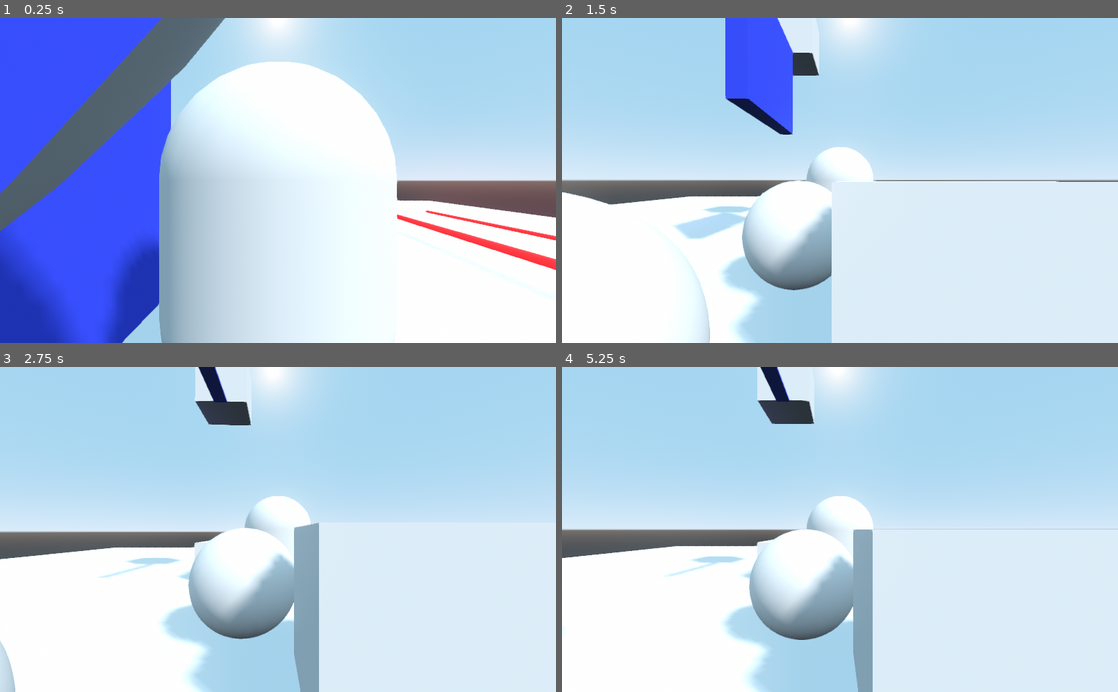
Above: before the commit, frames 1-4 (two rows, left to right).
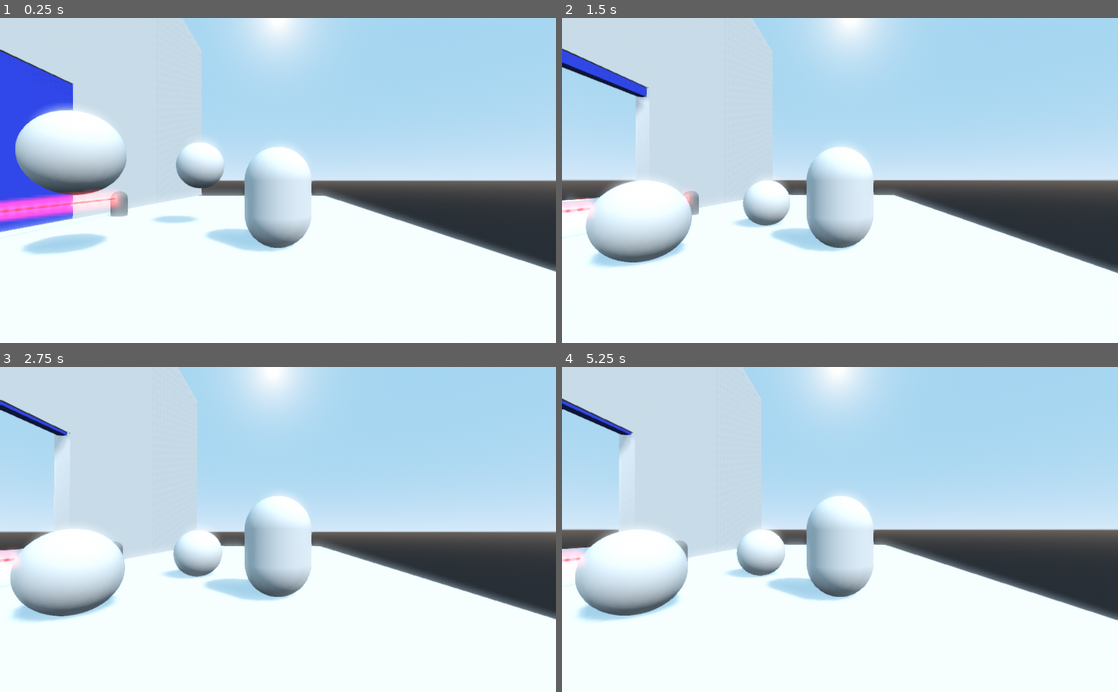
Above: after the commit, the same moments.

Repository: BryanWi/Cortina-sim
Game: Godot game, scene res://Main.tscn
The game is run twice, just before and just after one commit, with the same random seed, the same clock (stepped at 60 frames per second) and the same inputs.
Inputs (mouse positions are in pixels of both pictures, inside the frame that each line leads up to):
- Up to frame 1 (0.25 s): no input
- Up to frame 2 (1.5 s): move the mouse to (867, 180) at 0.52 s; hold Up (ui_up) from 0.53 s (still down); move the mouse to (812, 180) at 1.27 s
- Up to frame 3 (2.75 s): keep holding Up (ui_up); move the mouse to (289, 523) at 2.02 s
- Up to frame 4 (5.25 s): keep holding Up (ui_up); move the mouse to (834, 536) at 2.77 s; tap Enter at 3.5, 5 s; move the mouse to (878, 532) at 3.52 s; tap Space at 4.25 s; move the mouse to (795, 526) at 4.27 s; move the mouse to (845, 529) at 5.02 s

The runs differ from the first frame. In frame 1, 57% of the frame differs, in the area x 0-100%, y 0-100%; in frame 2, 50%; in frame 3, 49%; in frame 4, 49%.

Commit message:
Bollards y laser ya controla cortina
+Mejoras en el mapa(muros)

Diff:
--- a/Cortina/Cortina.gd
+++ b/Cortina/Cortina.gd
@@ -2,8 +2,8 @@
 
 
 var down_vel= 3
-var up_vel = 4
-var bajar = false
+var up_vel = 7
+
 var pos = 7
 
 var state = 0
@@ -20,23 +20,18 @@
 func _process(delta):
 
 	if state==-1:
-		mover(up_vel, delta)
+		mover(-up_vel, delta)
 	elif state == 0:
 		pass #return
 	elif state ==1:
 		mover(down_vel,delta)
+
 	if Input.is_action_pressed("ui_down"):
-		mover(down_vel,delta)
+		state = 1
 	elif Input.is_action_pressed("ui_up"):
-		mover(-up_vel,delta)
+		state = -1
 	elif Input.is_action_just_pressed("ui_left"):
-		bajar = false
-		trasladar(3.5)
-
-	elif Input.is_action_just_pressed("ui_down"):
-		bajar = true
-	if bajar==true:
-		mover(down_vel,delta)
+		state = 0
 
 
 
@@ -62,3 +57,6 @@
 	self.scale = Vector3(1,y_scale,1)
 	self.translation = Vector3(0,7-size,0)
 	pass
+
+func changeState (stat:int):
+	state = stat
--- a/Cortina/Cortina.tscn
+++ b/Cortina/Cortina.tscn
@@ -3,13 +3,13 @@
 [ext_resource path="res://Cortina/Cortina.gd" type="Script" id=1]
 
 [sub_resource type="CubeMesh" id=1]
-size = Vector3( 0.5, 7, 4 )
+size = Vector3( 0.5, 7, 5 )
 
 [sub_resource type="SpatialMaterial" id=2]
 albedo_color = Color( 0.227451, 0.309804, 1, 1 )
 
 [sub_resource type="BoxShape" id=3]
-extents = Vector3( 0.25, 3.5, 2 )
+extents = Vector3( 0.25, 3.5, 2.5 )
 
 [node name="Cortina" type="StaticBody"]
 script = ExtResource( 1 )
--- a/Main.tscn
+++ b/Main.tscn
@@ -5,8 +5,7 @@
 [ext_resource path="res://Objetos/box.tscn" type="PackedScene" id=3]
 [ext_resource path="res://Objetos/sphere.tscn" type="PackedScene" id=4]
 [ext_resource path="res://sensores/Laser.tscn" type="PackedScene" id=5]
-
-[sub_resource type="CubeMesh" id=1]
+[ext_resource path="res://Objetos/Bollard.tscn" type="PackedScene" id=6]
 
 [sub_resource type="BoxShape" id=2]
 extents = Vector3( 5, 5, 0.2 )
@@ -21,20 +20,19 @@
 background_sky = SubResource( 5 )
 ssao_quality = 2
 glow_enabled = true
+glow_levels/1 = true
+glow_levels/2 = true
+glow_levels/3 = false
+glow_levels/5 = false
+glow_intensity = 2.0
+glow_blend_mode = 1
 
 [node name="Main" type="Spatial"]
 
 [node name="Cortina" parent="." instance=ExtResource( 1 )]
 
-[node name="RefCube1" type="MeshInstance" parent="."]
-transform = Transform( 1, 0, 0, 0, 1, 0, 0, 0, 1, 0, 0.5, -3.03666 )
-mesh = SubResource( 1 )
-material/0 = null
-
-[node name="RefCube2" type="MeshInstance" parent="."]
-transform = Transform( 1, 0, 0, 0, 1, 0, 0, 0, 1, 0, 8, -3.037 )
-mesh = SubResource( 1 )
-material/0 = null
+[node name="Laser" parent="Cortina" instance=ExtResource( 5 )]
+transform = Transform( 1, 0, 0, 0, -1.62921e-07, 1, 0, -1, -1.62921e-07, 2.053, 1, 3.5 )
 
 [node name="Floor" type="StaticBody" parent="."]
 transform = Transform( 3.407, 0, 0, 0, -1.85817e-07, 1, 0, -4.251, -4.37114e-08, 0.00853539, 0, -0.0113878 )
@@ -44,6 +42,7 @@
 shape = SubResource( 2 )
 
 [node name="Floor" type="MeshInstance" parent="Floor"]
+transform = Transform( 1, 0, 0, 0, 1, -1.77636e-15, 0, 0, 1, 0, 0, 0 )
 mesh = SubResource( 3 )
 skeleton = NodePath("../..")
 material/0 = null
@@ -52,35 +51,51 @@
 environment = SubResource( 4 )
 
 [node name="DirectionalLight" type="DirectionalLight" parent="."]
-transform = Transform( 0.695524, -0.500231, 0.515766, 0, 0.717835, 0.696214, -0.718503, -0.484233, 0.499271, 0, 0, 0 )
+transform = Transform( 0.695524, -0.500231, 0.515767, 0, 0.717835, 0.696213, -0.718503, -0.484233, 0.499271, 0, 0, 0 )
+light_energy = 0.7
 shadow_enabled = true
 
 [node name="OmniLight" type="OmniLight" parent="."]
-transform = Transform( 1, 0, 0, 0, 1, 0, 0, 0, 1, -6.32268, 5.46119, -3.71937 )
-light_color = Color( 0.462745, 0.431373, 0.807843, 1 )
+transform = Transform( 1, 0, 0, 0, 1, 0, 0, 0, 1, -8.16143, 9.57485, 1.08375 )
+light_color = Color( 0.733333, 0.733333, 0.760784, 1 )
+light_energy = 3.0
 shadow_enabled = true
-omni_range = 7.15615
+omni_range = 13.2708
 
 [node name="Character" parent="." instance=ExtResource( 2 )]
-transform = Transform( 1, 0, 0, 0, 1, 0, 0, 0, 1, 2.17258, 0.0396891, -0.0157928 )
-
-[node name="StaticBody2" parent="." instance=ExtResource( 3 )]
-transform = Transform( 1, 0, 0, 0, 1, 0, 0, 0, 1, 3.35003, 0, 4.30031 )
-
-[node name="StaticBody3" parent="." instance=ExtResource( 3 )]
-transform = Transform( 1, 0, 0, 0, 1, 0, 0, 0, 1, 0.376828, 4.64353, 7.92018 )
-
-[node name="StaticBody4" parent="." instance=ExtResource( 3 )]
-transform = Transform( 1, 0, 0, 0, 1, 0, 0, 0, 1, -3.57887, 7.02806, 7.35189 )
+transform = Transform( 1, 0, 0, 0, 1, 0, 0, 0, 1, 10.9711, 0.0396891, 2.64264 )
 
 [node name="sphere" parent="." instance=ExtResource( 4 )]
-transform = Transform( 1, 0, 0, 0, 1, 0, 0, 0, 1, 1.48507, 2.89834, 5.68066 )
+transform = Transform( 1, 0, 0, 0, 1, 0, 0, 0, 1, 7.59557, 2.89834, -0.525429 )
 
 [node name="sphere2" parent="." instance=ExtResource( 4 )]
-transform = Transform( 1, 0, 0, 0, 1, 0, 0, 0, 1, 1.48507, 2.89834, 2.54644 )
+transform = Transform( 1, 0, 0, 0, 1, 0, 0, 0, 1, 6.12083, 2.89834, 4.0239 )
 
-[node name="Laser2" parent="." instance=ExtResource( 5 )]
-transform = Transform( 1, 0, 0, 0, -1.62921e-07, 1, 0, -1, -1.62921e-07, 7.5173, 0.887477, 3.81987 )
+[node name="Spatial" type="Spatial" parent="."]
 
-[node name="Laser" parent="." instance=ExtResource( 5 )]
-transform = Transform( 1, 0, 0, 0, -1.62921e-07, 1, 0, -1, -1.62921e-07, 4.37132, 1.33443, 3.33342 )
+[node name="Bollard" parent="Spatial" instance=ExtResource( 6 )]
+transform = Transform( 1, 0, 0, 0, 1, 0, 0, 0, 1, 2, 0, 3.5 )
+collision_layer = 2
+collision_mask = 2
+
+[node name="Bollard2" parent="Spatial" instance=ExtResource( 6 )]
+transform = Transform( 1, 0, 0, 0, 1, 0, 0, 0, 1, 2, 0, -3.5 )
+
+[node name="Mundo" type="Spatial" parent="."]
+
+[node name="Wall1" parent="Mundo" instance=ExtResource( 3 )]
+transform = Transform( 0.4, 0, 0, 0, 10, 0, 0, 0, 10, 0, 0, 12.5 )
+
+[node name="Wall2" parent="Mundo" instance=ExtResource( 3 )]
+transform = Transform( 0.4, 0, 0, 0, 10, 0, 0, 0, 10, 0, 0, -12.5 )
+
+[node name="Wall3" parent="Mundo" instance=ExtResource( 3 )]
+transform = Transform( 0.4, 0, 0, 0, 10, 0, 0, 0, 2.5, 0, 7, 0 )
+
+[node name="StaticBody3" parent="Mundo" instance=ExtResource( 3 )]
+transform = Transform( 1, 0, 0, 0, 1, 0, 0, 0, 1, 0.376828, 4.64353, 7.92004 )
+visible = false
+
+[node name="StaticBody4" parent="Mundo" instance=ExtResource( 3 )]
+transform = Transform( 1, 0, 0, 0, 1, 0, 0, 0, 1, -3.57887, 7.02806, 7.35189 )
+visible = false
--- /dev/null
+++ b/Objetos/Bollard.tscn
@@ -0,0 +1,25 @@
+[gd_scene load_steps=4 format=2]
+
+[sub_resource type="CapsuleMesh" id=2]
+radius = 0.4
+mid_height = 2.0
+
+[sub_resource type="SpatialMaterial" id=3]
+albedo_color = Color( 0.635294, 0.635294, 0.635294, 1 )
+
+[sub_resource type="CapsuleShape" id=1]
+radius = 0.4
+height = 2.0
+
+[node name="Bollard" type="StaticBody" groups=[
+"Ignore",
+]]
+
+[node name="MeshInstance" type="MeshInstance" parent="."]
+transform = Transform( 1, 0, 0, 0, -1.62921e-07, -1, 0, 1, -1.62921e-07, 0, 0, 0 )
+mesh = SubResource( 2 )
+material/0 = SubResource( 3 )
+
+[node name="CollisionShape" type="CollisionShape" parent="."]
+transform = Transform( 1, 0, 0, 0, -1.62921e-07, -1, 0, 1, -1.62921e-07, 0, 0, 0 )
+shape = SubResource( 1 )
--- a/sensores/Laser.gd
+++ b/sensores/Laser.gd
@@ -4,15 +4,16 @@
 onready var laser_mask = $CSGCombiner/CSGBox
 onready var cylinder = $CSGCombiner/CSGCylinder
 
-#export var lenght = 10
+export var lenght = 15
 
 # Called when the node enters the scene tree for the first time.
 func _ready():
+	set_as_toplevel(true)
 	pass
-	#cylinder.height = lenght
-	#cylinder.translation = Vector3(0,lenght/2+0.5,0)
-	#laser_mask.translation = Vector3(0,lenght,0)
-	#raycast.cast_to = Vector3(0,lenght,0)
+	cylinder.height = lenght
+	cylinder.translation = Vector3(0,lenght/2+0.5,0)
+	laser_mask.translation = Vector3(0,lenght,0)
+	raycast.cast_to = Vector3(0,lenght,0)
 
 
 
@@ -23,5 +24,11 @@
 
 	if object != null:
 		laser_mask.height = hitpoint.distance_to(laser_mask.global_transform.origin) *2
+
 	else:
 		laser_mask.height = 0.01
+
+	if  object !=null and !object.is_in_group("Ignore"):
+		get_parent().changeState(-1)
+	else:
+		return
